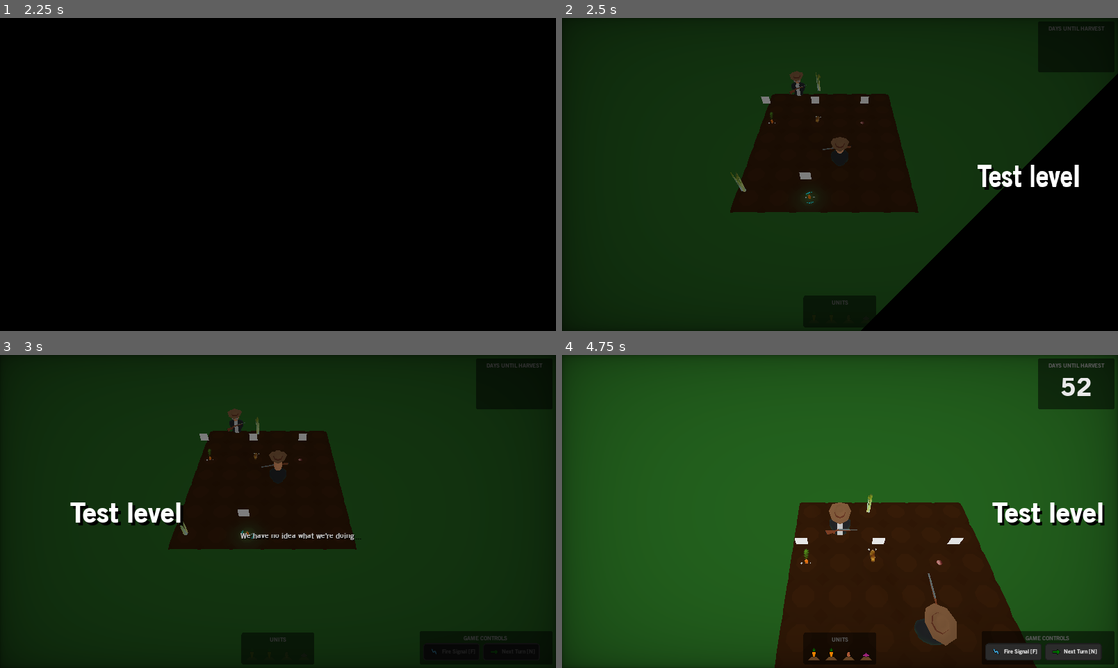
Above: before the commit, frames 1-4 (two rows, left to right).
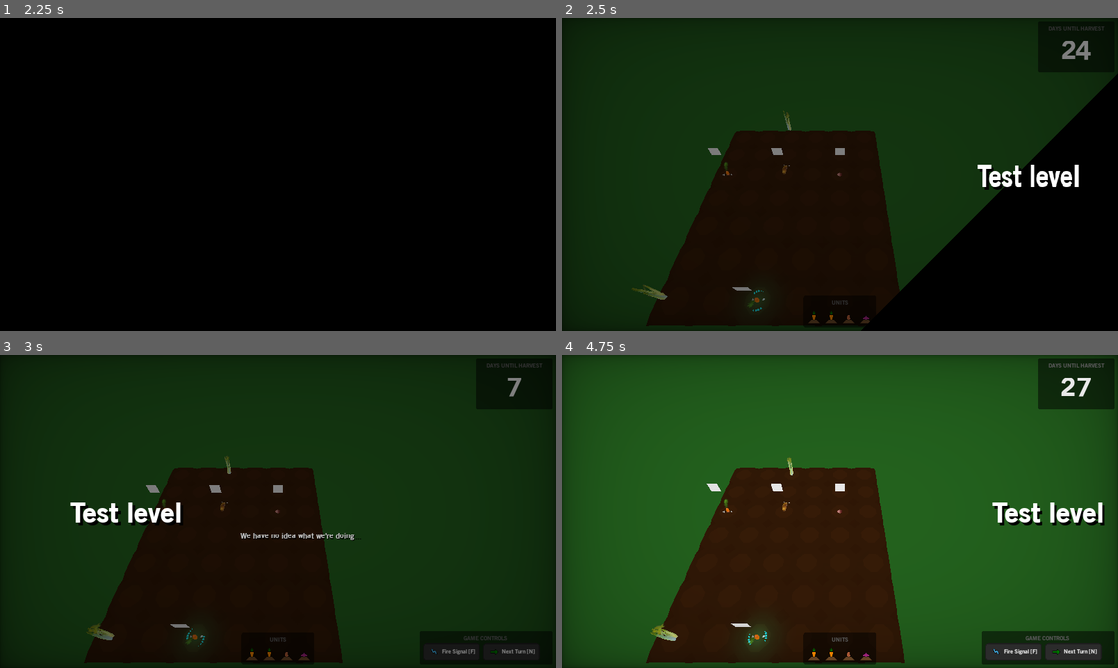
Above: after the commit, the same moments.

Repository: wingedadventurer/gwj-xii
Game: Godot game, scene res://scenes/ui/menus/main_menu.tscn
The game is run twice, just before and just after one commit, with the same random seed, the same clock (stepped at 60 frames per second) and the same inputs.
Inputs (mouse positions are in pixels of both pictures, inside the frame that each line leads up to):
- Up to frame 1 (2.25 s): click "Play" at 0.5 s; click "First Crops" at 1.25 s; click "Next Turn [N]" at 2 s
- Up to frame 2 (2.5 s): no input
- Up to frame 3 (3 s): click (511, 652) at 2.75 s, where only the run after the commit has a clickable "Next Turn [N]"
- Up to frame 4 (4.75 s): click (1012, 652) at 3.5 s, where only the run after the commit has a clickable "Fire Signal [F]"; click (812, 652) at 4.27 s

Frame 1 is identical in both runs. In frame 2, 19% of the frame differs, in the area x 12-96%, y 7-99%; in frame 3, 19%; in frame 4, 23%, in the area x 15-96%, y 7-100%.

Commit message:
:hammer: Make game work properly without farmers

Diff:
--- a/godot-project/scenes/levels/level_test.tscn
+++ b/godot-project/scenes/levels/level_test.tscn
@@ -7,8 +7,6 @@
 [ext_resource path="res://scenes/units/unit_onion.tscn" type="PackedScene" id=5]
 [ext_resource path="res://scenes/signal_start.tscn" type="PackedScene" id=6]
 [ext_resource path="res://scenes/celery.tscn" type="PackedScene" id=7]
-[ext_resource path="res://scenes/farmer.tscn" type="PackedScene" id=8]
-[ext_resource path="res://scenes/waypoint.tscn" type="PackedScene" id=9]
 
 [node name="level" index="0" instance=ExtResource( 1 )]
 title = "Test level"
@@ -191,35 +189,4 @@
 [node name="camera_limit_bottom_right" parent="." index="11"]
 transform = Transform( 1, 0, 0, 0, 1, 0, 0, 0, 1, 3, 0, 6 )
 
-[node name="farmer" parent="." index="12" instance=ExtResource( 8 )]
-editor/display_folded = true
-transform = Transform( 1, 0, 0, 0, 1, 0, 0, 0, 1, -1, 0, 3 )
-
-[node name="waypoints" parent="farmer" index="3"]
-editor/display_folded = true
-
-[node name="waypoint" parent="farmer/waypoints" index="0" instance=ExtResource( 9 )]
-transform = Transform( 1, 0, 0, 0, 1, 0, 0, 0, 1, 0, 0, -1 )
-
-[node name="waypoint_2" parent="farmer/waypoints" index="1" instance=ExtResource( 9 )]
-transform = Transform( 1, 0, 0, 0, 1, 0, 0, 0, 1, 1, 0, -1 )
-
-[node name="waypoint_3" parent="farmer/waypoints" index="2" instance=ExtResource( 9 )]
-transform = Transform( 1, 0, 0, 0, 1, 0, 0, 0, 1, 1, 0, 0 )
-
-[node name="waypoint_4" parent="farmer/waypoints" index="3" instance=ExtResource( 9 )]
-
-[node name="farmer_2" parent="." index="13" instance=ExtResource( 8 )]
-transform = Transform( -1, 0, -8.74228e-008, 0, 1, 0, 8.74228e-008, 0, -1, -3, 0, -2 )
-
-[node name="waypoint" parent="farmer_2/waypoints" index="0" instance=ExtResource( 9 )]
-transform = Transform( 1, 0, 0, 0, 1, 0, 0, 0, 1, 4.76837e-007, 0, -1 )
-
-[node name="waypoint_2" parent="farmer_2/waypoints" index="1" instance=ExtResource( 9 )]
-transform = Transform( 1, 0, 0, 0, 1, 0, 0, 0, 1, 4.76837e-007, 0, 0 )
-
 [editable path="playable_area"]
-
-[editable path="farmer"]
-
-[editable path="farmer_2"]
--- a/godot-project/scripts/level.gd
+++ b/godot-project/scripts/level.gd
@@ -101,12 +101,14 @@
 		win()
 
 func _on_next_turn(static_ui) -> void:
-	# hide and disable stuff
+	# deselect units
 	deselect_all_units()
+	for unit_ui in get_tree().get_nodes_in_group("unit_ui"):
+		unit_ui.hide()
+
+	# disable buttons
 	for static_ui in get_tree().get_nodes_in_group("static_ui"):
 		static_ui.disable_buttons()
-	for unit_ui in get_tree().get_nodes_in_group("unit_ui"):
-		unit_ui.hide()
 
 	# reset stuff
 	for unit in get_tree().get_nodes_in_group("unit"): unit.reset()
@@ -128,6 +130,8 @@
 	if farmers_queue.size() > 0:
 		farmers_queue[0].do_action()
 		yield(self, "farmers_done")
+	else:
+		enable_all_controls()
 
 	# update days to harvest
 	set_days_to_harvest(days_to_harvest - 1)
Not shown: 1 places in godot-project/scenes/levels/level_test.tscn that only renumber resources
